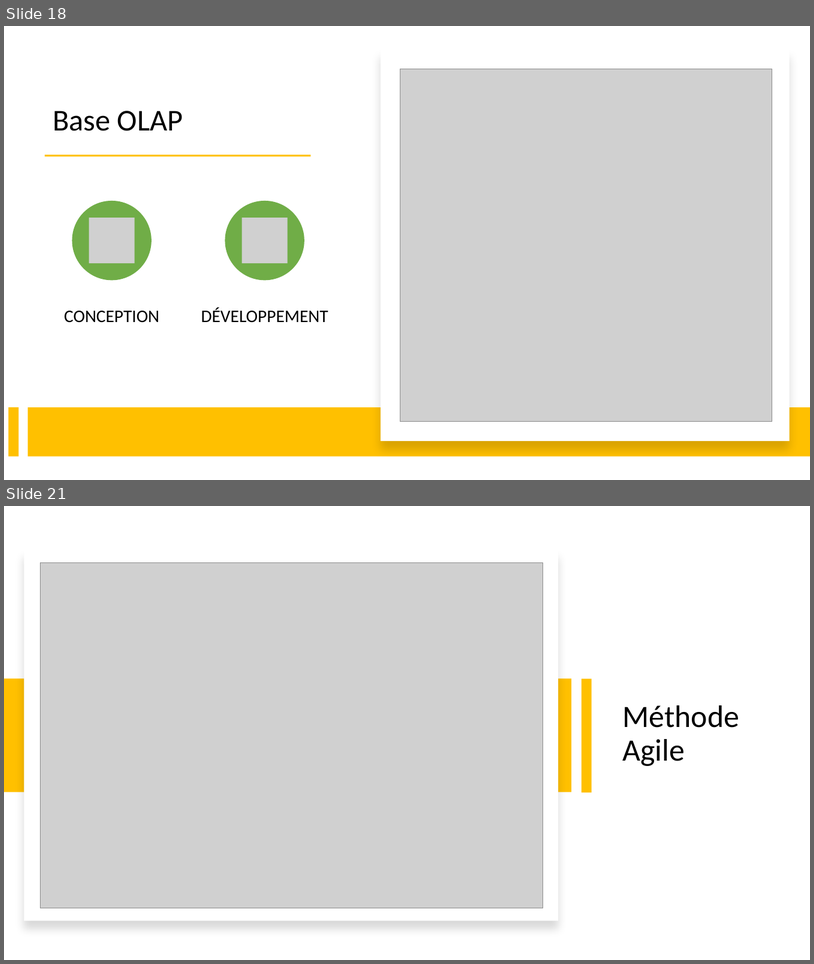
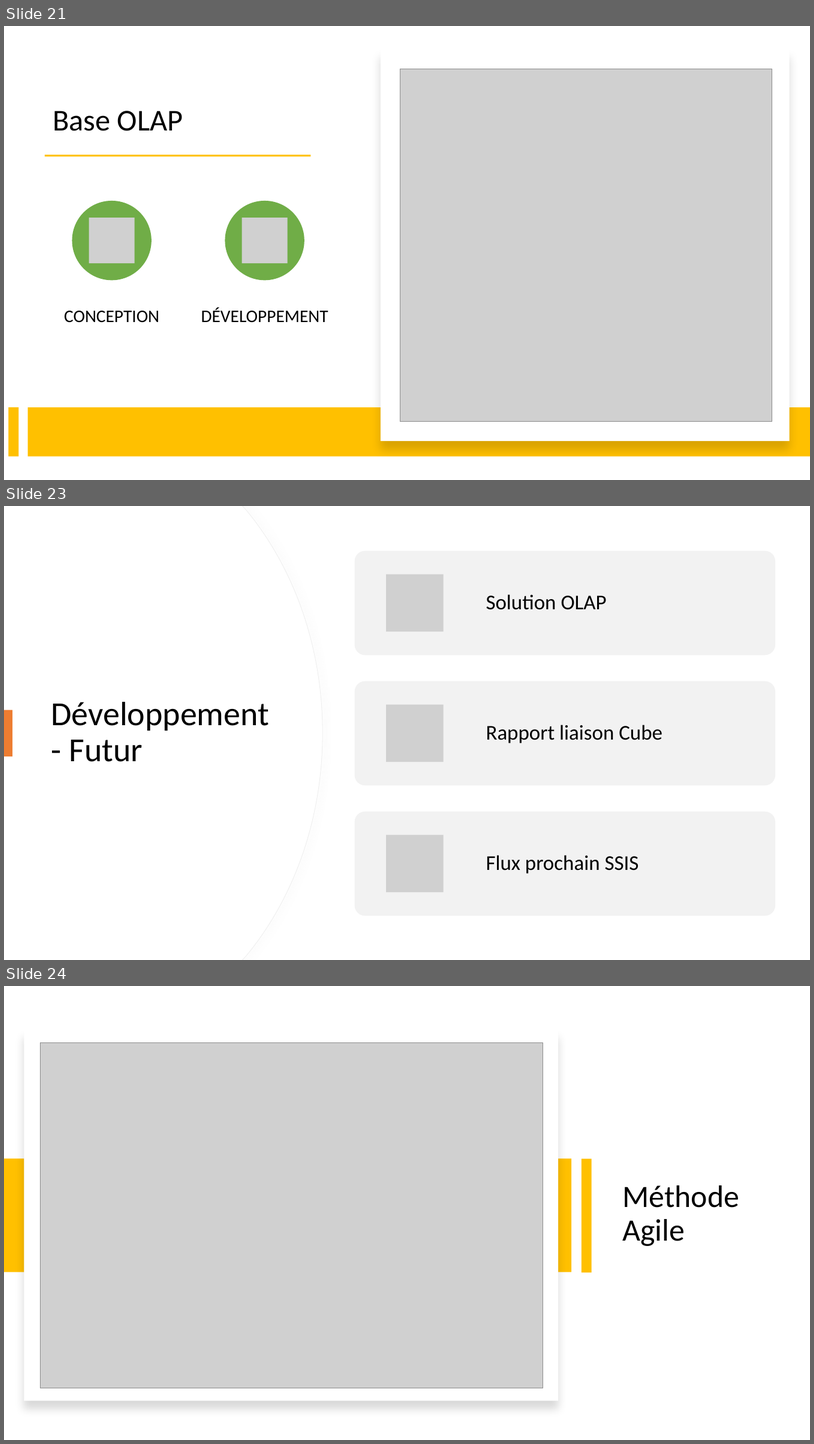
Before and after one commit to neopolitan2012/PT-LPBDD, a slide deck: Soutenance_PT.pptx. Shown one above the other, each under a label of ours: slides 18 and 21 before the commit, slides 21, 23 and 24 after it; the slides between them are not shown. The pictures are 814x964 and 814x1444 pixels, drawn with LibreOffice and Linux fonts; fonts in the diff are those of the drawing; grey boxes stand for pictures. Boxes give left, top, right and bottom in pixels: in the first picture for what was removed or moved away, otherwise in the second. Text is boxed around its words. In the diff, an @@ line names an element or a change of style, - is before the commit and + after.

```diff
--- a/Soutenance_PT.pptx
+++ b/Soutenance_PT.pptx
@@ slide 23 added at (4, 506, 810, 960), background #FFFFFF @@
@@ freeform shape added at (4, 506, 323, 960), fill #FFFFFF, outline #EFEFEF 0.75 pt @@
@@ freeform shape added at (4, 506, 322, 960), fill #FFFFFF @@
@@ title added at (51, 702, 269, 762), 40 pt, text #000000 @@
+Développement - Futur
@@ rectangle added at (4, 710, 12, 756), fill #ED7D31 @@
@@ group added at (355, 551, 776, 916): 3 rounded rectangles, 3 pictures, 3 texts @@
+Solution OLAP
+Rapport liaison Cube
+Flux prochain SSIS
@@ what was slide 18 is now slide 21 @@
@@ what was slide 21 is now slide 24 @@
```
Also in this commit, not shown: 1 slide changed, 4 other slides added, 2 slides removed.
